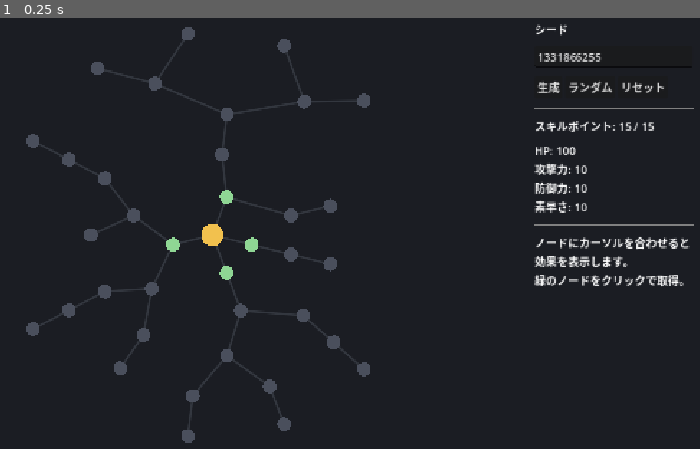
Above: before the commit, frame 1.
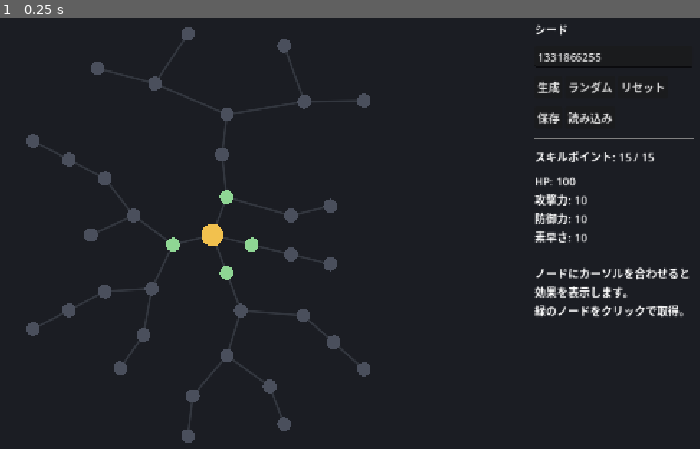
Above: after the commit, the same moment.

Repository: shuhei0916/all-about-skill-tree
Game: Godot game, scene res://main.tscn
The game is run twice, just before and just after one commit, with the same random seed, the same clock (stepped at 60 frames per second) and the same inputs.
Inputs:
- Up to frame 1 (0.25 s): no input

The runs differ from the first frame. In frame 1, 3.1% of the frame differs, in the area x 76-100%, y 20-70%.

Commit message:
保存したツリーを読み込むとIDも含めて元に戻るようにし、画面に保存・読み込みボタンを追加した
Co-Authored-By: Claude Opus 5.5 <noreply@anthropic.com>

Diff:
--- a/src/main.gd
+++ b/src/main.gd
@@ -2,8 +2,10 @@
 ## シード入力・ステータス表示・スキルツリーを並べたメイン画面。
 
 const SKILL_POINTS := 15
+const TREES_DIR := "user://trees"
 
 var _generator := SkillTreeGenerator.new()
+var _serializer := SkillTreeSerializer.new()
 var _allocation: SkillAllocation
 
 var _view: SkillTreeView
@@ -11,6 +13,8 @@
 var _points_label: Label
 var _stats_label: Label
 var _hover_label: Label
+var _save_dialog: FileDialog
+var _open_dialog: FileDialog
 
 
 func _ready() -> void:
@@ -54,7 +58,12 @@
 	panel.add_child(buttons)
 	buttons.add_child(_make_button("生成", _generate))
 	buttons.add_child(_make_button("ランダム", _randomize_seed))
-	buttons.add_child(_make_button("リセット", _generate))
+	buttons.add_child(_make_button("リセット", _reset))
+
+	var file_buttons := HBoxContainer.new()
+	panel.add_child(file_buttons)
+	file_buttons.add_child(_make_button("保存", func(): _save_dialog.popup_centered_ratio(0.6)))
+	file_buttons.add_child(_make_button("読み込み", func(): _open_dialog.popup_centered_ratio(0.6)))
 
 	panel.add_child(HSeparator.new())
 	_points_label = _make_label("")
@@ -66,6 +75,11 @@
 	_hover_label = _make_label("")
 	_hover_label.autowrap_mode = TextServer.AUTOWRAP_WORD
 	panel.add_child(_hover_label)
+
+	_save_dialog = _make_file_dialog(FileDialog.FILE_MODE_SAVE_FILE)
+	_save_dialog.file_selected.connect(_save_tree)
+	_open_dialog = _make_file_dialog(FileDialog.FILE_MODE_OPEN_FILE)
+	_open_dialog.file_selected.connect(_load_tree)
 
 
 func _make_label(text: String) -> Label:
@@ -81,17 +95,52 @@
 	return button
 
 
+func _make_file_dialog(mode: FileDialog.FileMode) -> FileDialog:
+	var dialog := FileDialog.new()
+	dialog.file_mode = mode
+	dialog.access = FileDialog.ACCESS_FILESYSTEM
+	dialog.filters = PackedStringArray(["*.json ; スキルツリー"])
+	DirAccess.make_dir_recursive_absolute(TREES_DIR)
+	dialog.current_dir = ProjectSettings.globalize_path(TREES_DIR)
+	add_child(dialog)
+	return dialog
+
+
 func _randomize_seed() -> void:
 	_seed_edit.text = str(randi())
 	_generate()
 
 
 func _generate() -> void:
-	var tree := _generator.generate(_seed_from_text(_seed_edit.text))
+	_show_tree(_generator.generate(_seed_from_text(_seed_edit.text)))
+
+
+## 取得状況だけを初期化し、表示中のツリーはそのまま使う。
+func _reset() -> void:
+	_show_tree(_allocation.tree)
+
+
+func _show_tree(tree: SkillTree) -> void:
 	_allocation = SkillAllocation.new(tree, SKILL_POINTS)
 	_view.set_tree(tree, _allocation)
 	_hover_label.text = "ノードにカーソルを合わせると効果を表示します。\n緑のノードをクリックで取得。"
 	_refresh_status()
+
+
+func _save_tree(path: String) -> void:
+	var error := _serializer.save(_allocation.tree, path)
+	_hover_label.text = "保存しました: %s" % path if error == OK \
+		else "保存に失敗しました: %s" % error_string(error)
+
+
+func _load_tree(path: String) -> void:
+	var tree := _serializer.load_file(path)
+	if tree == null:
+		_hover_label.text = "読み込みに失敗しました:\n" + "\n".join(_serializer.errors)
+		return
+	_seed_edit.text = ""
+	_seed_edit.placeholder_text = path.get_file()
+	_show_tree(tree)
 
 
 ## 数値ならそのまま、それ以外の文字列はハッシュ値をシードにする。
--- a/src/skill_tree_serializer.gd
+++ b/src/skill_tree_serializer.gd
@@ -62,7 +62,7 @@
 		return null
 
 	var tree := _build(entries, root_entry)
-	if tree.nodes.size() < entries.size():
+	if _assign_depths(tree) < tree.nodes.size():
 		errors.append("ルートから辿れないノードがあります（親子関係が循環していないか確認してください）")
 		return null
 	RadialTreeLayout.new().apply(tree)
@@ -138,22 +138,31 @@
 			errors.append("ノード %d の親 %d が存在しません" % [entry["id"], entry["parent"]])
 
 
-## ルートから幅優先で辿ってツリーを組み立てる。
-## 内部のIDは辿った順に振り直すため、元のIDの並びや記述順には依存しない。
+## 内部のIDは、ルートを0番、それ以外をファイルに書かれた順に振り直す。
+## 生成したツリーは元からこの順で並んでいるため、保存して読み込むと同じIDに戻る。
 func _build(entries: Array, root_entry: Dictionary) -> SkillTree:
-	var children_by_parent := {}
-	for entry in entries:
-		if entry != root_entry:
-			children_by_parent.get_or_add(entry["parent"], []).append(entry)
+	var ordered := [root_entry]
+	ordered.append_array(entries.filter(func(e: Dictionary): return e != root_entry))
+	var new_ids := {-1: -1}
+	for i in ordered.size():
+		new_ids[ordered[i]["id"]] = i
 
 	var tree := SkillTree.new()
-	var queue := [[root_entry, tree.add_node(-1, 0)]]
-	while not queue.is_empty():
-		var pair: Array = queue.pop_front()
-		var entry: Dictionary = pair[0]
-		var node: SkillNode = pair[1]
+	for entry in ordered:
+		var node := tree.add_node(new_ids[entry["parent"]], 0)
 		for stat in entry["bonuses"]:
 			node.stat_bonuses[stat] = int(entry["bonuses"][stat])
-		for child_entry in children_by_parent.get(entry["id"], []):
-			queue.append([child_entry, tree.add_node(node.id, node.depth + 1)])
 	return tree
+
+
+## ルートから幅優先で辿って深さを決め、辿り着けたノードの数を返す。
+func _assign_depths(tree: SkillTree) -> int:
+	var queue: Array[SkillNode] = [tree.root()]
+	var reached := 0
+	while not queue.is_empty():
+		var node: SkillNode = queue.pop_front()
+		reached += 1
+		for child in tree.children_of(node.id):
+			child.depth = node.depth + 1
+			queue.append(child)
+	return reached
--- a/test/unit/test_skill_tree_serializer.gd
+++ b/test/unit/test_skill_tree_serializer.gd
@@ -54,11 +54,13 @@
 
 	var loaded := serializer.from_dict(data)
 
+	# ルートが0番、それ以外はファイルに書かれた順（70→1, 30→2）
 	assert_eq(serializer.to_dict(loaded)["nodes"], [
 		{"id": 0, "parent": -1, "bonuses": {}},
-		{"id": 1, "parent": 0, "bonuses": {"attack": 1}},
-		{"id": 2, "parent": 1, "bonuses": {"hp": 10}},
+		{"id": 1, "parent": 2, "bonuses": {"hp": 10}},
+		{"id": 2, "parent": 0, "bonuses": {"attack": 1}},
 	])
+	assert_eq(loaded.nodes.map(func(n: SkillNode): return n.depth), [0, 2, 1])
 
 
 func test_JSON由来の小数は整数として扱う():
@@ -195,3 +197,11 @@
 func test_JSONの最上位がオブジェクトでない場合はエラーになる():
 	assert_null(serializer.from_json("[1, 2, 3]"))
 	assert_false(serializer.errors.is_empty())
+
+
+func test_生成したツリーを保存して読み込むとIDも含めて元に戻る():
+	var original := SkillTreeGenerator.new().generate(777)
+
+	var loaded := serializer.from_json(serializer.to_json(original))
+
+	assert_eq(serializer.to_dict(loaded), serializer.to_dict(original))
Not shown, changed: todo.md
